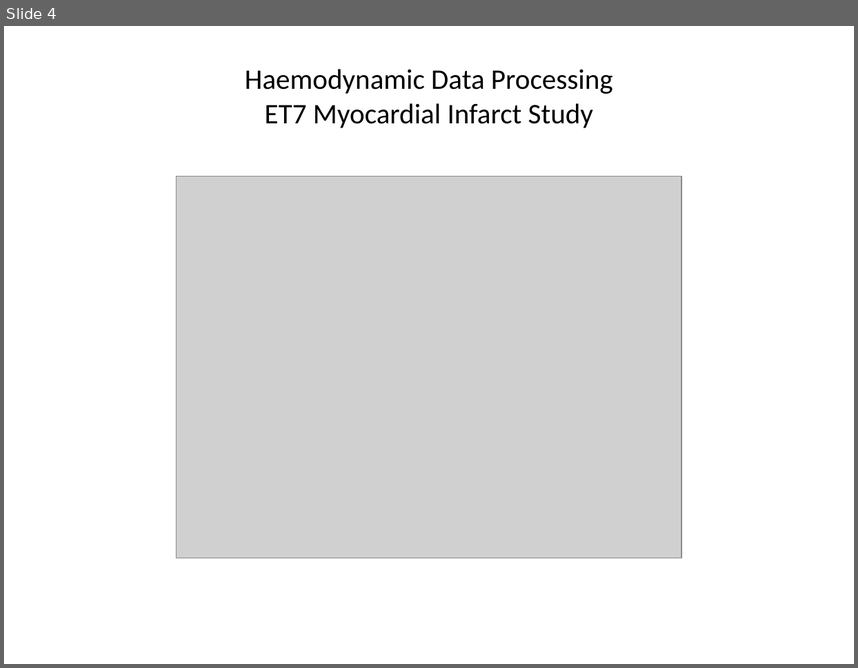
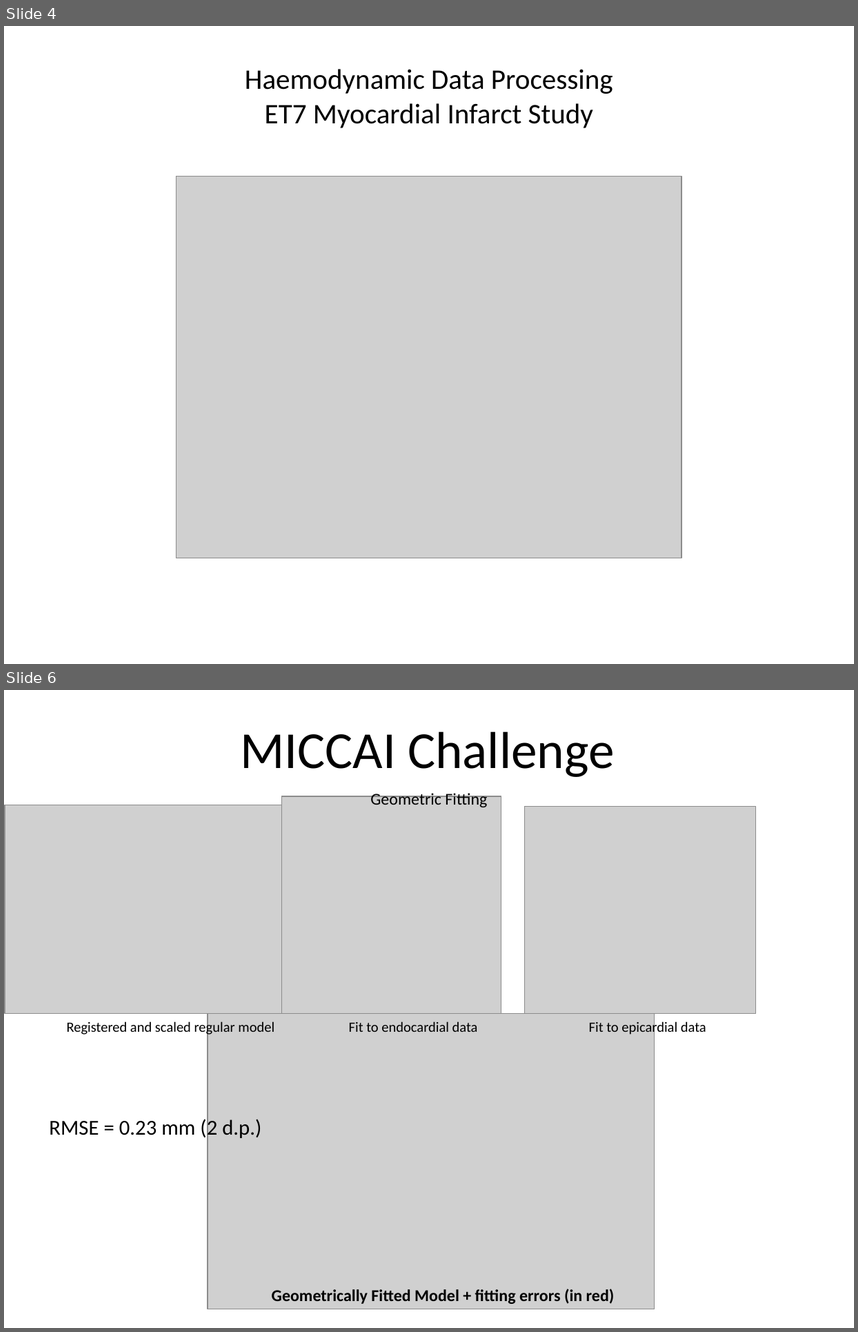
Before and after one commit to jennyhelyanwe/ToShow, a slide deck: 15May2014.pptx. Shown one above the other, each under a label of ours: slide 4 before the commit, slides 4 and 6 after it; the slides between them are not shown. The pictures are 858x668 and 858x1332 pixels, drawn with LibreOffice and Linux fonts; fonts in the diff are those of the drawing; grey boxes stand for pictures. Boxes give left, top, right and bottom in pixels: in the first picture for what was removed or moved away, otherwise in the second. Text is boxed around its words. In the diff, an @@ line names an element or a change of style, - is before the commit and + after.

```diff
--- a/15May2014.pptx
+++ b/15May2014.pptx
@@ slide 6 added at [4, 690, 854, 1328], background #FFFFFF @@
@@ title added at [240, 731, 614, 777], 44 pt, text #000000 @@
+MICCAI Challenge
@@ text added at [370, 790, 487, 807], 14 pt, text #000000 @@
+Geometric Fitting
@@ picture added at [5, 805, 321, 1013] @@
@@ picture added at [282, 796, 501, 1032] @@
@@ picture added at [525, 807, 756, 1014] @@
@@ text added at [67, 1020, 274, 1036], 12 pt, text #000000 @@
+Registered and scaled regular model
@@ picture added at [208, 1013, 655, 1308] @@
@@ text added at [589, 1020, 706, 1036], 12 pt, text #000000 @@
+Fit to epicardial data
@@ text added at [349, 1021, 478, 1032], 12 pt, text #000000 @@
+Fit to endocardial data
@@ text added at [49, 1116, 261, 1140], 18 pt, text #000000 @@
+RMSE = 0.23 mm (2 d.p.)
@@ text added at [272, 1288, 615, 1303], 14 pt, text #000000, bold @@
+Geometrically Fitted Model + fitting errors (in red)
```
Also in this commit, not shown: 2 slides changed, 5 other slides added.
